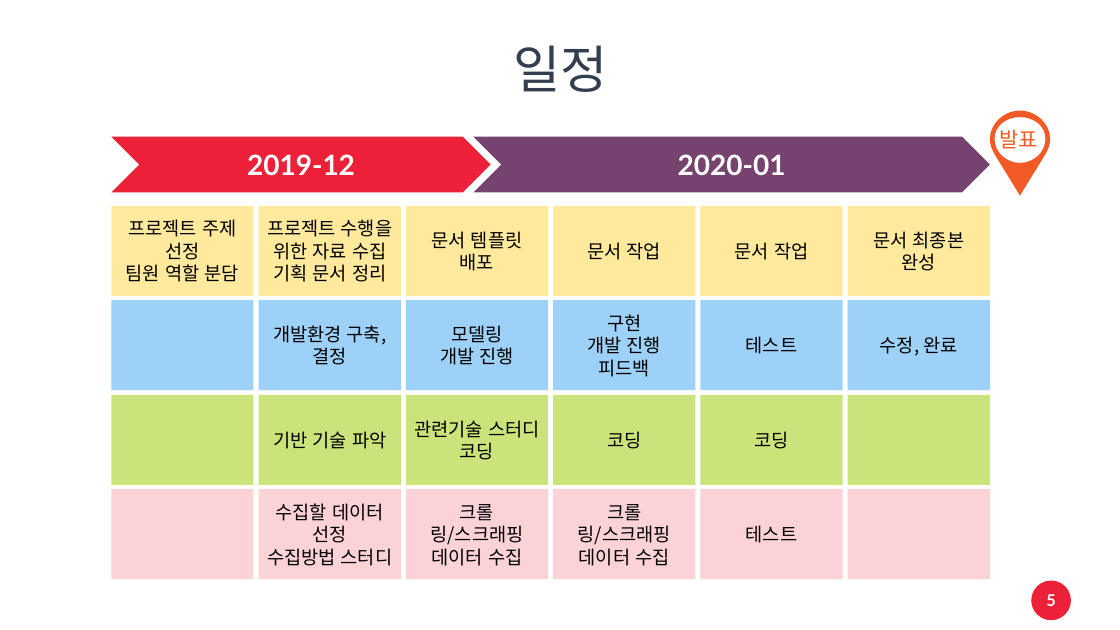
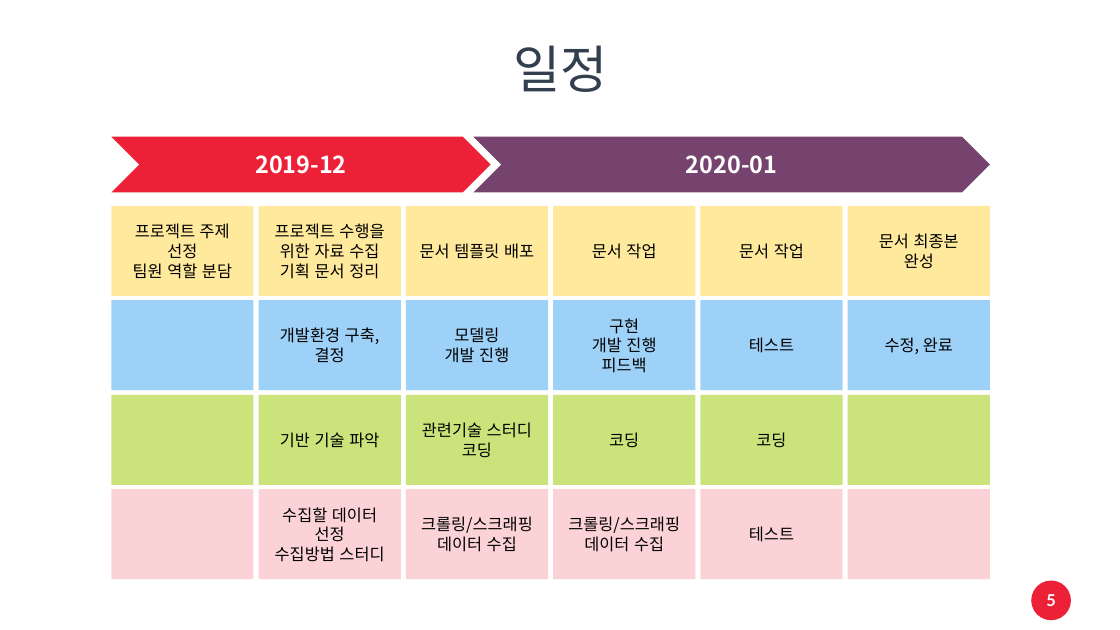
Before and after one commit to linkz73/idol_rank, a slide deck: slide 5 of 자료/프로젝트.pptx. Drawn at 1120x630 pixels with LibreOffice and Linux fonts; fonts in the diff are those of the drawing. Boxes give left, top, right and bottom in pixels: in the first picture for what was removed or moved away, otherwise in the second. Text is boxed around its words. In the diff, an @@ line names an element or a change of style, - is before the commit and + after.

Commit message:
수정

```diff
--- a/자료/프로젝트.pptx
+++ b/자료/프로젝트.pptx
@@ freeform shape removed at box(991, 111, 1051, 196) @@
@@ chevron "2019-12" at box(112, 137, 492, 192): size 24 to 20 pt, font Lato to Noto Sans CJK KR @@
@@ chevron "2020-01" at box(474, 137, 991, 192): size 24 to 20 pt, font Lato to Noto Sans CJK KR @@
@@ text removed at box(1000, 129, 1039, 149) @@
-발표
@@ size 16 to 14 pt in 19 elements at box(112, 206, 254, 296), box(259, 206, 401, 296), box(406, 206, 548, 296), box(554, 206, 696, 296), box(701, 206, 843, 296), box(848, 206, 990, 296), box(259, 300, 401, 390), box(406, 300, 548, 390), box(554, 300, 696, 390), box(701, 300, 843, 390), box(848, 300, 990, 390), box(259, 395, 401, 485), box(406, 395, 548, 485), box(554, 395, 696, 485), box(701, 395, 843, 485), box(259, 489, 401, 579), box(406, 489, 548, 579), box(554, 489, 696, 579), box(701, 489, 843, 579) @@
```
Also in this commit, not shown: 10 other slides changed.
